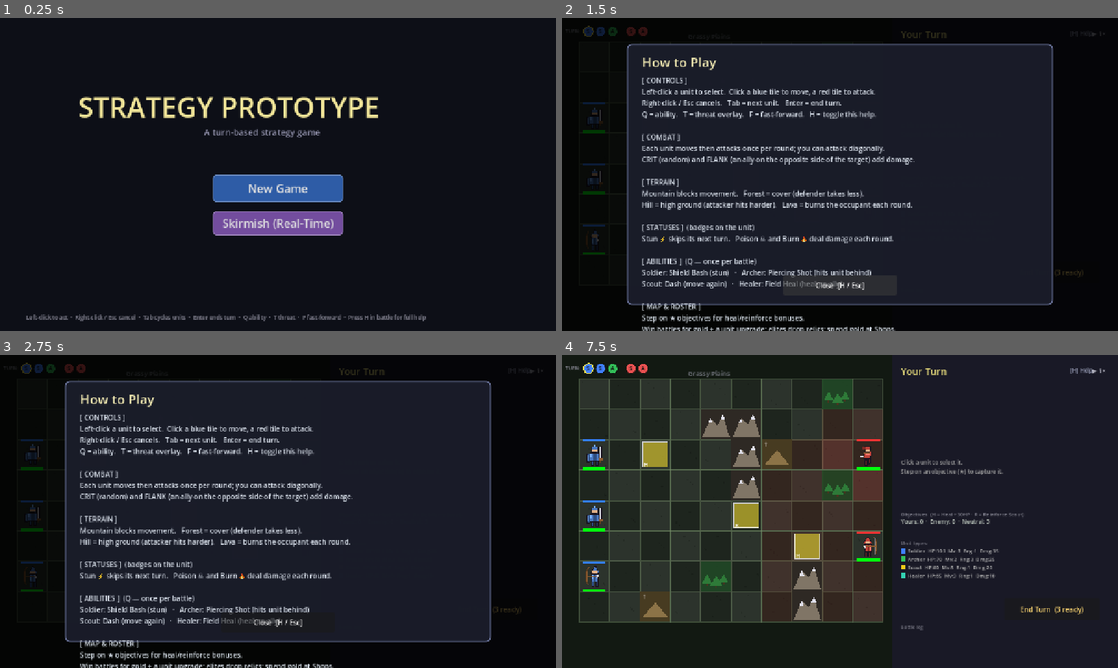
Above: before the commit, frames 1-4 (two rows, left to right).
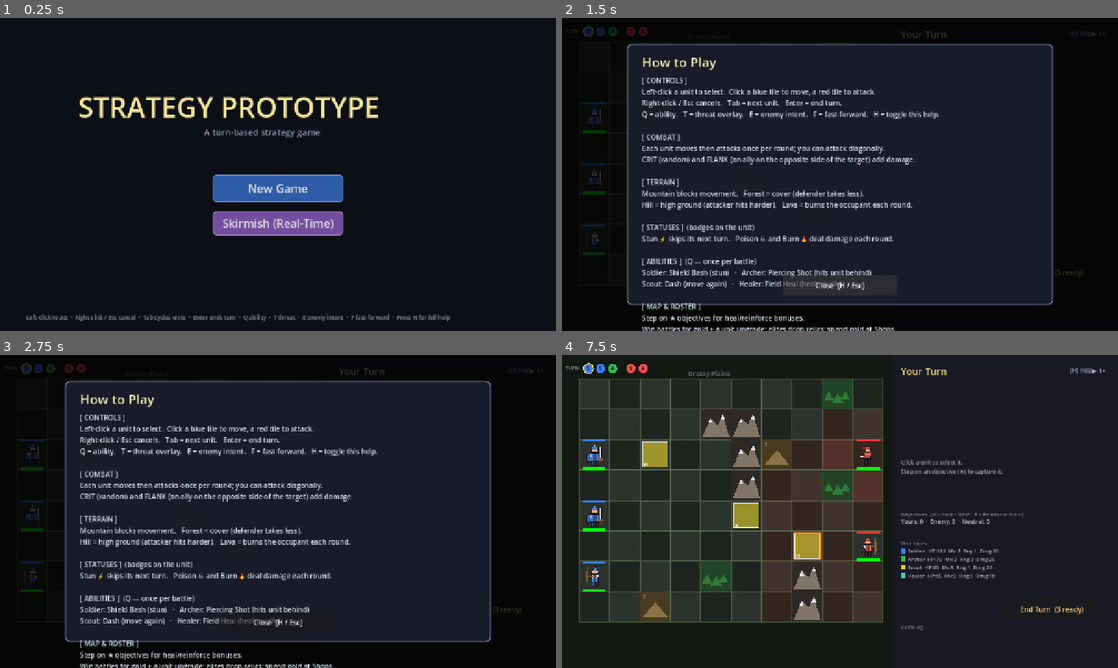
Above: after the commit, the same moments.

Repository: kabuumu/strategy-prototype
Game: Godot game, scene res://src/title/title.tscn
Two runs of this game, one before a commit and one after it. Both use one fixed random seed, a clock stepped at 60 frames per second and the inputs below.
Inputs (mouse positions are in pixels of both pictures, inside the frame that each line leads up to):
- Up to frame 1 (0.25 s): no input
- Up to frame 2 (1.5 s): click "New Game" at 0.5 s; click "Battle" at 1.25 s
- Up to frame 3 (2.75 s): click "End Turn (3 ready)" at 2 s
- Up to frame 4 (7.5 s): click "End Turn (3 ready)" at 2.75 s; click "End Turn (3 ready)" at 3.5 s; tap A every 0.75 s from 4.25 to 7.25 s; move the mouse to (962, 495) at 4.27 s; tap E at 4.35, 5.3, 5.85, 6.8 s; click (962, 495) at 4.42 s; tap Space at 4.52, 5.27, 6.77 s; tap T at 4.55, 5.1, 6.05, 6.6 s; move the mouse to (728, 527) at 5.02 s; click (728, 527) at 5.17 s; move the mouse to (895, 442) at 5.77 s; click (895, 442) at 5.92 s; move the mouse to (812, 574) at 6.52 s; click (812, 574) at 6.67 s; move the mouse to (1006, 558) at 7.27 s; tap H at 7.35 s; click (1006, 558) at 7.42 s

The runs differ from the first frame. In frame 1, 0.2% of the frame differs, in the area x 54-81%, y 94-97%; in frame 2, 0.4%, in the area x 33-68%, y 29-33%; in frame 3, 0.4%; in frame 4, less than 0.1%.

Commit message:
Telegraph enemy next move
Each enemy's intended action is now previewed during the player's planning
phase: a marker on the tile it will move to, and a line to the unit it
means to attack (red) or heal (green).

- factored the AI's move/target choice into a pure _best_attack_plan() used
  by both _ai_act and a new read-only _predict_intent()
- intents recomputed alongside the threat overlay (only for alive, unacted,
  un-stunned enemies)
- toggle with E (defaults on); help panel + title hint updated

Co-Authored-By: Claude Opus 4.8 <noreply@anthropic.com>

Diff:
--- a/src/battle/battle.gd
+++ b/src/battle/battle.gd
@@ -115,6 +115,10 @@
 var _threat_cells: Dictionary = {}
 # Player can toggle the overlay with the T key
 var _show_threat: bool = true
+# Predicted enemy intents (destination + target) for the next-move telegraph,
+# recomputed alongside threat. Toggled with the E key.
+var _enemy_intents: Array = []
+var _show_intent: bool = true
 
 # Speed control — F toggles between 1× and 2×. Implemented via
 # Engine.time_scale so every tween and create_timer respects it.
@@ -409,6 +413,35 @@
 	# Initiative strip — shows who has and hasn't acted this round
 	_draw_initiative_strip()
 
+	# Enemy next-move telegraph
+	_draw_enemy_intents()
+
+# Telegraph each enemy's predicted move: a marker on its destination tile and a
+# line to who it intends to hit (red) or heal (green). Planning phases only.
+func _draw_enemy_intents() -> void:
+	if not _show_intent:
+		return
+	if phase not in [Phase.PLAYER_SELECT_UNIT, Phase.PLAYER_SELECT_MOVE]:
+		return
+	var half := Vector2(TILE_SIZE / 2.0, TILE_SIZE / 2.0)
+	for intent: Dictionary in _enemy_intents:
+		var u: Unit = intent.get("unit")
+		if u == null or not u.is_alive():
+			continue
+		var cell: Vector2i = intent["cell"]
+		var dest := GRID_OFFSET + Vector2(cell.x * TILE_SIZE, cell.y * TILE_SIZE)
+		# Destination marker
+		draw_rect(Rect2(dest + Vector2(4, 4), Vector2(TILE_SIZE - 9, TILE_SIZE - 9)),
+			Color(1.0, 0.55, 0.15, 0.85), false, 2.0)
+		var target: Unit = intent.get("target")
+		if target != null and target.is_alive():
+			var dc := dest + half
+			var tc := GRID_OFFSET + Vector2(target.grid_pos.x * TILE_SIZE, target.grid_pos.y * TILE_SIZE) + half
+			var col: Color = Color(0.40, 0.92, 0.50, 0.85) if intent.get("kind") == "heal" \
+				else Color(1.0, 0.40, 0.30, 0.90)
+			draw_line(dc, tc, col, 2.0)
+			draw_circle(tc, 5.0, col)
+
 # ---------------------------------------------------------------------------
 # Build UI
 # ---------------------------------------------------------------------------
@@ -714,6 +747,7 @@
 # Recompute which cells are currently within attack reach of any alive enemy.
 # Cheap (O(enemies × range²)) and only called when the situation changes.
 func _recompute_threat() -> void:
+	_recompute_intents()
 	_threat_cells.clear()
 	for u: Unit in enemy_units:
 		if not u.is_alive() or u.stunned:
@@ -727,6 +761,44 @@
 				if not _valid_cell(c):
 					continue
 				_threat_cells[c] = int(_threat_cells.get(c, 0)) + 1
+
+# Predict each alive, not-yet-acted enemy's next move for the telegraph.
+func _recompute_intents() -> void:
+	_enemy_intents.clear()
+	for u: Unit in enemy_units:
+		if not u.is_alive() or u.stunned or u.has_acted:
+			continue
+		var intent := _predict_intent(u)
+		intent["unit"] = u
+		_enemy_intents.append(intent)
+
+# Read-only mirror of _ai_act's decision: { cell, target, kind }.
+func _predict_intent(ai_unit: Unit) -> Dictionary:
+	# Healer: move toward and heal the most-wounded ally
+	if ai_unit.get_ability().get("id", "") == "heal_ally" and not ai_unit.ability_used:
+		var w := _most_wounded_ally(ai_unit, enemy_units)
+		if w != null:
+			var hc := ai_unit.grid_pos
+			if _chebyshev(ai_unit.grid_pos, w.grid_pos) > 2:
+				hc = _best_move_to_cell(ai_unit, w.grid_pos)
+			return {"cell": hc, "target": w, "kind": "heal"}
+	var plan := _best_attack_plan(ai_unit)
+	if plan["target"] != null:
+		return {"cell": plan["cell"], "target": plan["target"], "kind": "attack"}
+	# Fallback: close on the nearest objective or enemy
+	var combat_target := _nearest_alive(ai_unit, player_units)
+	var obj_cell := _nearest_capturable_obj(ai_unit)
+	var target_cell := Vector2i(-1, -1)
+	if obj_cell != Vector2i(-1, -1):
+		var od := _manhattan(ai_unit.grid_pos, obj_cell)
+		var ed: int = 9999 if combat_target == null else _manhattan(ai_unit.grid_pos, combat_target.grid_pos)
+		target_cell = obj_cell if od <= ed else combat_target.grid_pos
+	elif combat_target != null:
+		target_cell = combat_target.grid_pos
+	var cell := ai_unit.grid_pos
+	if target_cell != Vector2i(-1, -1):
+		cell = _best_move_to_cell(ai_unit, target_cell)
+	return {"cell": cell, "target": null, "kind": "move"}
 
 func _distribute_rows(count: int) -> Array[int]:
 	var rows: Array[int] = []
@@ -1020,6 +1092,11 @@
 			_show_threat = not _show_threat
 			_show_toast("Threat overlay: " + ("ON" if _show_threat else "OFF"),
 					Color(0.85, 0.55, 0.55))
+			queue_redraw()
+		KEY_E:
+			_show_intent = not _show_intent
+			_show_toast("Enemy intent: " + ("ON" if _show_intent else "OFF"),
+					Color(1.0, 0.62, 0.30))
 			queue_redraw()
 		KEY_F:
 			_set_fast_mode(not _fast_mode)
@@ -1780,45 +1857,47 @@
 #   • Ranged units staying away from melee threats (kiting)
 #   • Standing on a capturable objective (capture bonus)
 # ---------------------------------------------------------------------------
-func _ai_act(ai_unit: Unit) -> void:
-	# Healers prioritise patching up wounded allies
-	if _try_ai_heal(ai_unit):
-		return
-
+# Pure, side-effect-free: pick the best (move_cell, attack_target) pair for a
+# unit. target is null when no player is reachable from any move cell. Shared by
+# _ai_act (which then executes) and the enemy-intent telegraph.
+func _best_attack_plan(ai_unit: Unit) -> Dictionary:
 	var damage := ai_unit.get_damage()
 	var range_val := ai_unit.get_attack_range()
 	var is_ranged := range_val >= 2
-
-	# All cells this unit could move to (plus staying in place)
 	var move_options: Array[Vector2i] = _get_move_cells(ai_unit)
 	move_options.append(ai_unit.grid_pos)
 
 	var best_score: float = -INF
 	var best_cell: Vector2i = ai_unit.grid_pos
 	var best_target: Unit = null
-
 	for cell: Vector2i in move_options:
-		# Score this cell on its own merits (capture / kiting), independent of attack
 		var cell_value: float = _score_cell(ai_unit, cell, is_ranged)
-
 		for t: Unit in player_units:
 			if not t.is_alive():
 				continue
 			if _chebyshev(cell, t.grid_pos) > range_val:
 				continue
 			var hit_score: float = cell_value + 1000.0
-			# Hitting a low-HP target is better; killing is best of all
 			if damage >= t.hp:
-				hit_score += 2000.0 + t.max_hp  # finishing high-HP targets is extra valuable
+				hit_score += 2000.0 + t.max_hp
 			else:
 				hit_score += float(damage) - float(t.hp) * 0.4
-			# Per-class target preference (scouts/archers snipe the wounded)
 			hit_score += _target_priority(ai_unit, t)
-
 			if hit_score > best_score:
 				best_score  = hit_score
 				best_cell   = cell
 				best_target = t
+	return {"cell": best_cell, "target": best_target}
+
+func _ai_act(ai_unit: Unit) -> void:
+	# Healers prioritise patching up wounded allies
+	if _try_ai_heal(ai_unit):
+		return
+
+	var range_val := ai_unit.get_attack_range()
+	var plan := _best_attack_plan(ai_unit)
+	var best_cell: Vector2i = plan["cell"]
+	var best_target: Unit = plan["target"]
 
 	# Execute chosen move (only if we actually have a target — otherwise leave
 	# movement to the fallback so we don't end up moving twice)
@@ -2180,7 +2259,7 @@
 const HELP_TEXT := """[ CONTROLS ]
 Left-click a unit to select.  Click a blue tile to move, a red tile to attack.
 Right-click / Esc cancels.   Tab = next unit.   Enter = end turn.
-Q = ability.   T = threat overlay.   F = fast-forward.   H = toggle this help.
+Q = ability.   T = threat overlay.   E = enemy intent.   F = fast-forward.   H = toggle this help.
 
 [ COMBAT ]
 Each unit moves then attacks once per round; you can attack diagonally.
--- a/src/title/title.gd
+++ b/src/title/title.gd
@@ -65,7 +65,7 @@
 	# Controls hint
 	# -----------------------------------------------------------------------
 	var hint := Label.new()
-	hint.text = "Left-click to act  ·  Right-click / Esc cancel  ·  Tab cycles units  ·  Enter ends turn  ·  Q ability  ·  T threat  ·  F fast-forward  ·  Press H in battle for full help"
+	hint.text = "Left-click to act  ·  Right-click / Esc cancel  ·  Tab cycles units  ·  Enter ends turn  ·  Q ability  ·  T threat  ·  E enemy intent  ·  F fast-forward  ·  Press H for full help"
 	hint.add_theme_font_size_override("font_size", 13)
 	hint.modulate = Color(0.40, 0.40, 0.45)
 	hint.position = Vector2(60.0, 680.0)
